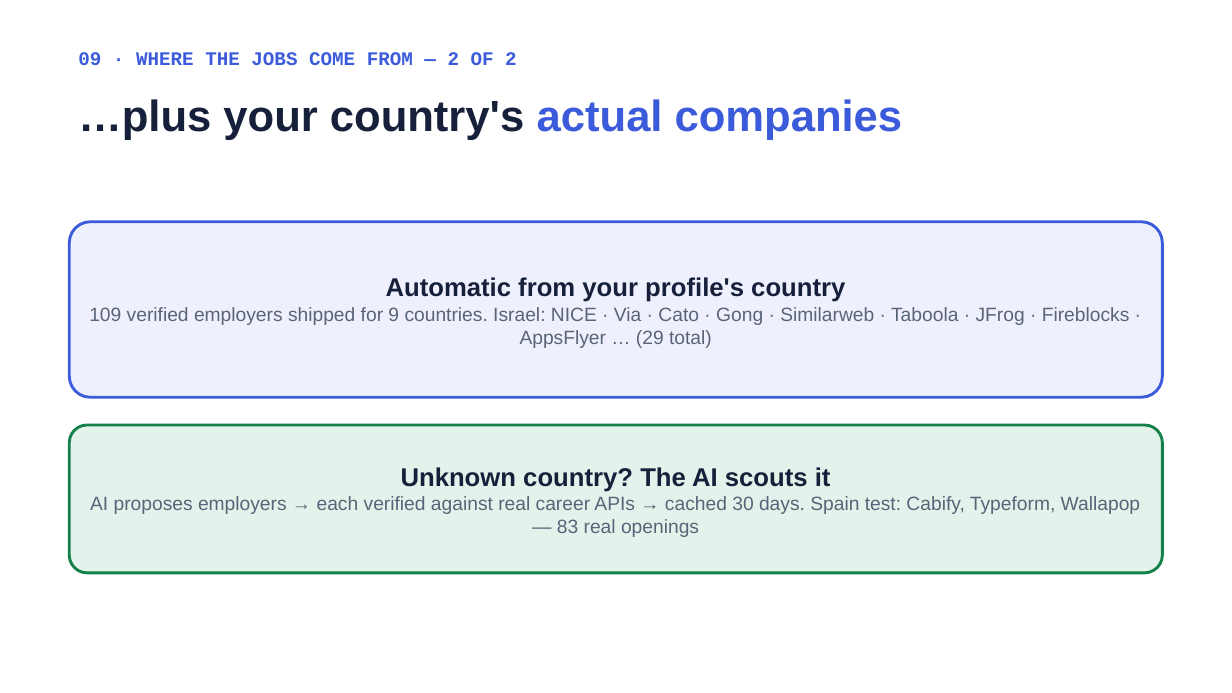
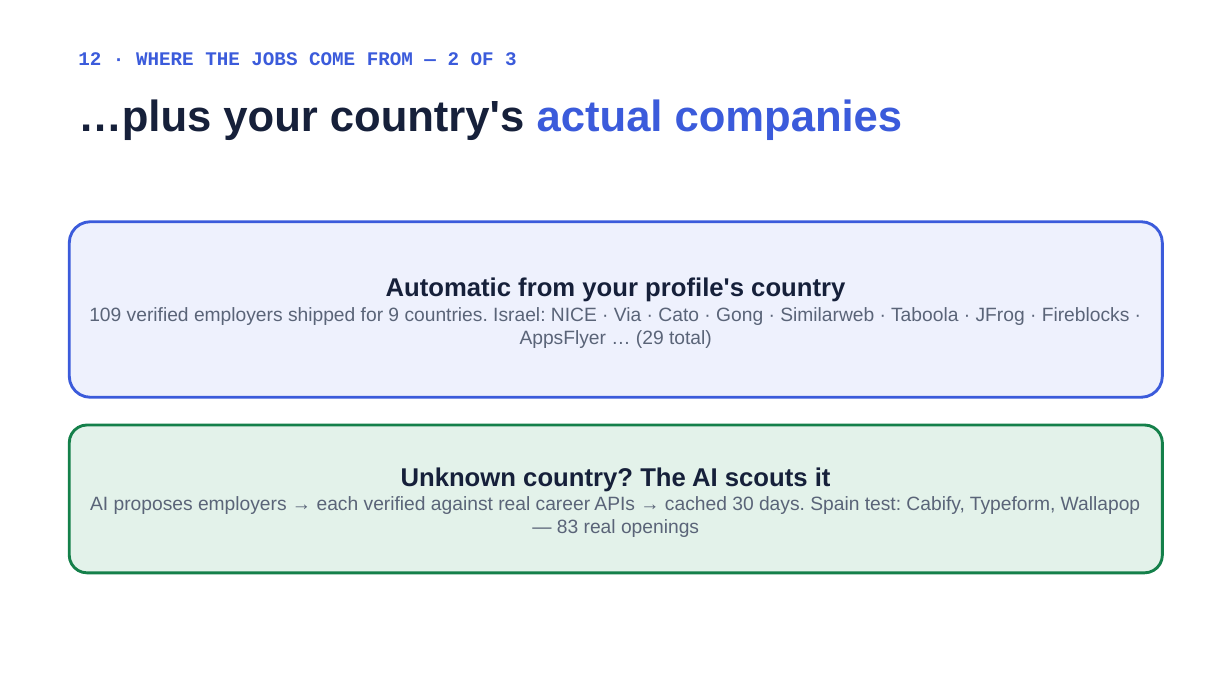
Before and after one commit to DavidZeff1/agent, a slide deck: slide 34 of presentation/Job Agent Presentation.pptx (slide 23 before the commit). Drawn at 1232x693 pixels with LibreOffice and Linux fonts; fonts in the diff are those of the drawing. Boxes give left, top, right and bottom in pixels: in the first picture for what was removed or moved away, otherwise in the second. Text is boxed around its words. In the diff, an @@ line names an element or a change of style, - is before the commit and + after.

```diff
--- a/presentation/Job Agent Presentation.pptx
+++ b/presentation/Job Agent Presentation.pptx
@@ text at (78, 52, 517, 65): text changed @@
-09 · WHERE THE JOBS COME FROM — 2 OF 2
+12 · WHERE THE JOBS COME FROM — 2 OF 3
```
Also in this commit, not shown: 15 other slides changed, 13 slides added, 2 other files.
